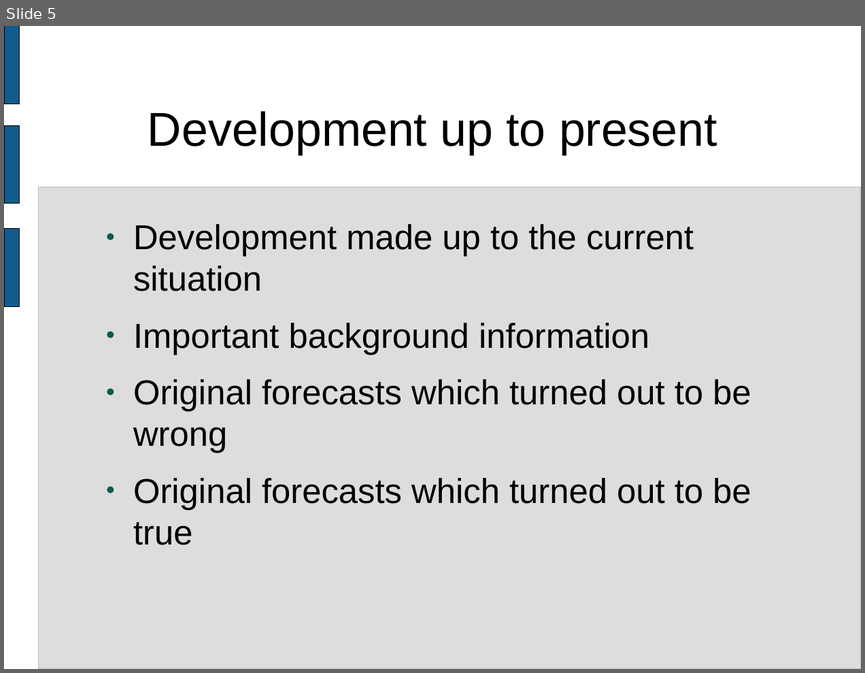
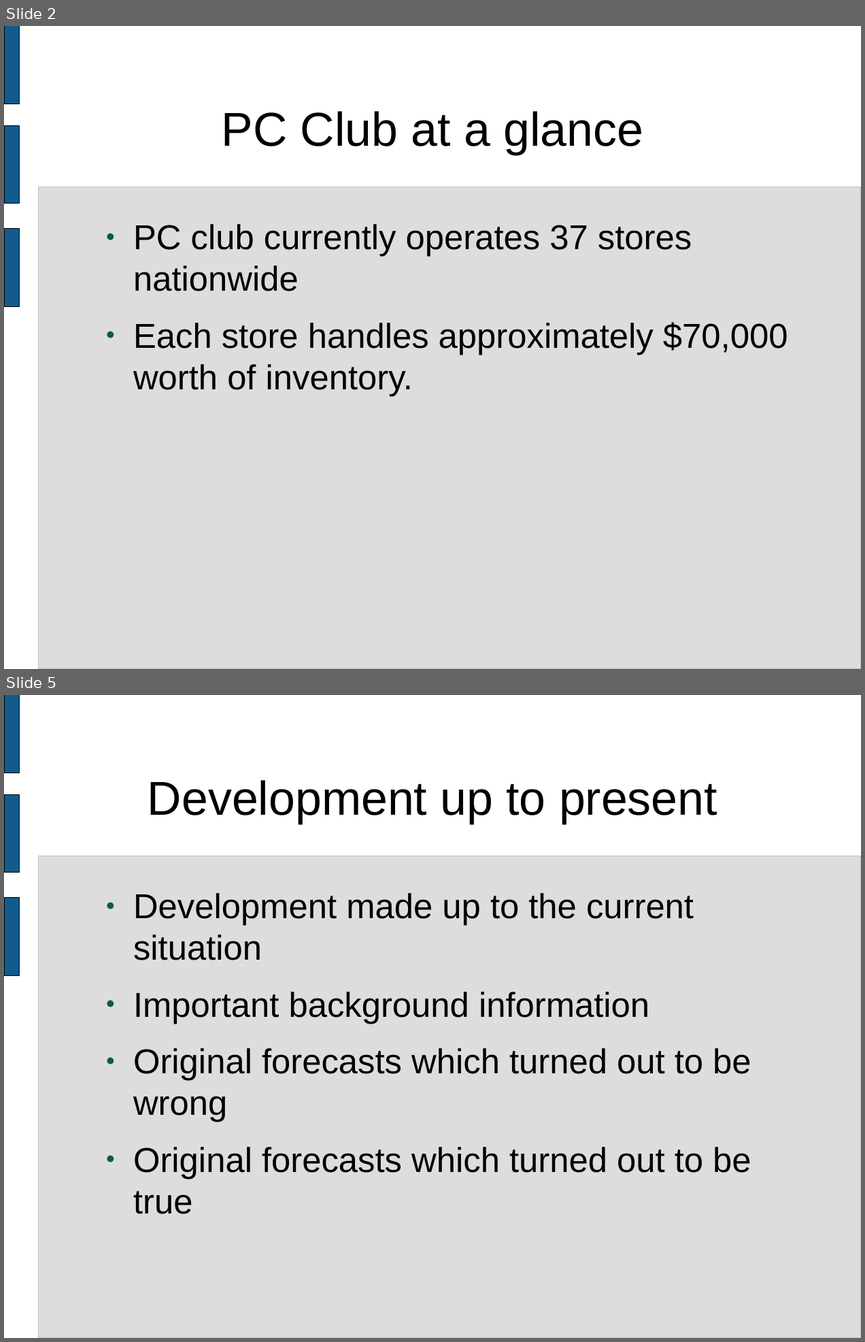
Before and after one commit to wgrand08/tether, a slide deck: trunk/schoolwork/objectives_of_project.odp. Shown one above the other, each under a label of ours: slide 5 before the commit, slides 2 and 5 after it; the slides between them are not shown. The pictures are 865x673 and 865x1342 pixels, drawn with LibreOffice and Linux fonts; fonts in the diff are those of the drawing. Boxes give left, top, right and bottom in pixels: in the first picture for what was removed or moved away, otherwise in the second. Text is boxed around its words. In the diff, an @@ line names an element or a change of style, - is before the commit and + after.

```diff
--- a/trunk/schoolwork/objectives_of_project.odp
+++ b/trunk/schoolwork/objectives_of_project.odp
@@ slide 2 added at [4, 26, 861, 669], background #FFFFFF; not listed: 4 template elements that a slide beside it also shows @@
@@ title added at [222, 111, 644, 155], 44 pt, text #000000 @@
+PC Club at a glance
@@ text added at [133, 224, 788, 396], 32 pt, text #000000 @@
+● PC club currently operates 37 stores nationwide
+● Each store handles approximately $70,000 worth of inventory.
```
Also in this commit, not shown: 1 slide changed, 2 other slides added, 3 slides removed.
